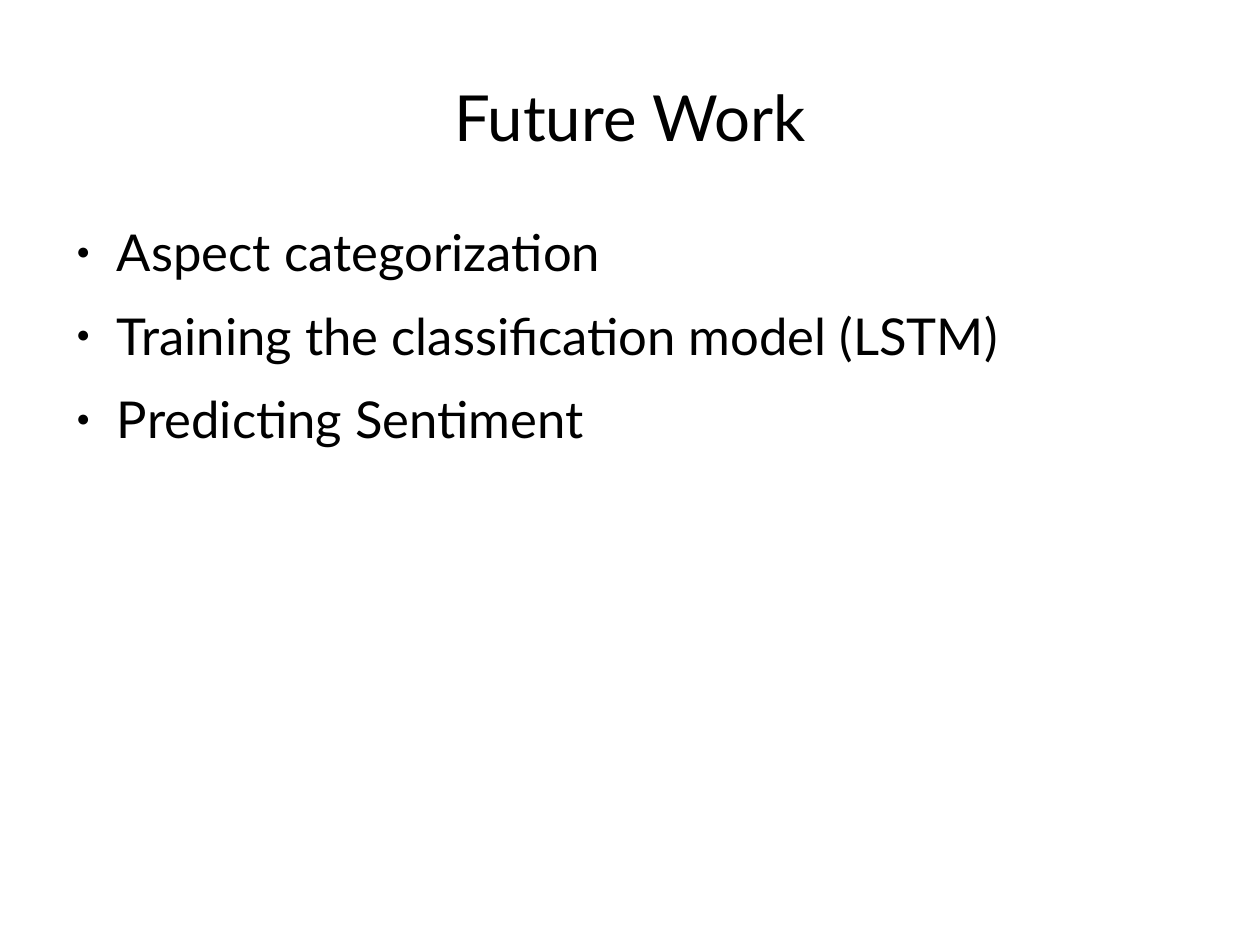
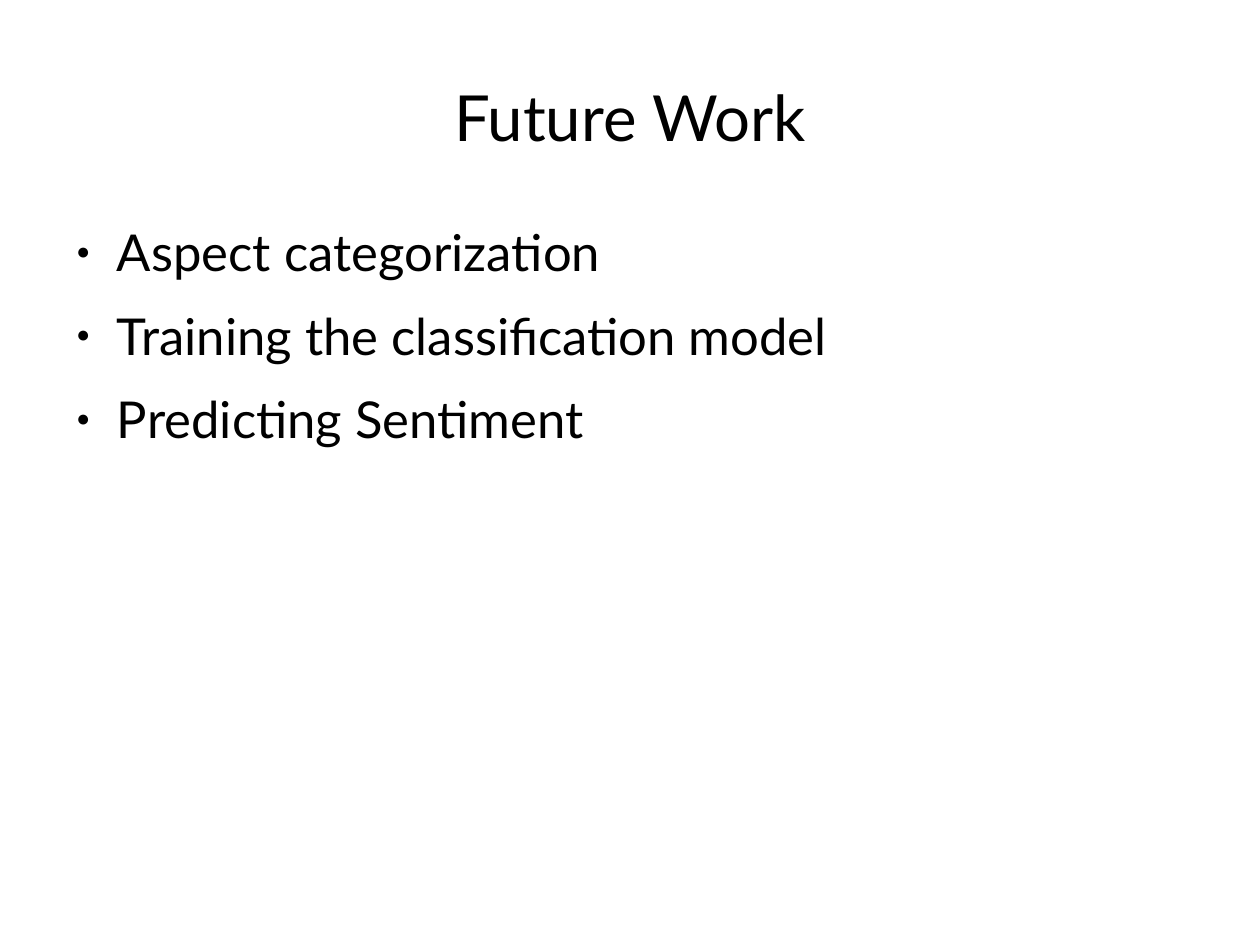
Before and after one commit to pranithkumar/Aspect-Based-Sentiment-Analysis, a slide deck: slide 9 of Aspect based Senti analysis/documentation/project review 1/proj_review_1.odp. Drawn at 1260x945 pixels with LibreOffice and Linux fonts; fonts in the diff are those of the drawing. Boxes give left, top, right and bottom in pixels: in the first picture for what was removed or moved away, otherwise in the second. Text is boxed around its words. In the diff, an @@ line names an element or a change of style, - is before the commit and + after.

```diff
--- a/Aspect based Senti analysis/documentation/project review 1/proj_review_1.odp
+++ b/Aspect based Senti analysis/documentation/project review 1/proj_review_1.odp
@@ text at [117,317,827,364]: text changed @@
-● Training the classification model (LSTM)
+● Training the classification model
```
Also in this commit, not shown: 2 other slides changed, 9 other files.
